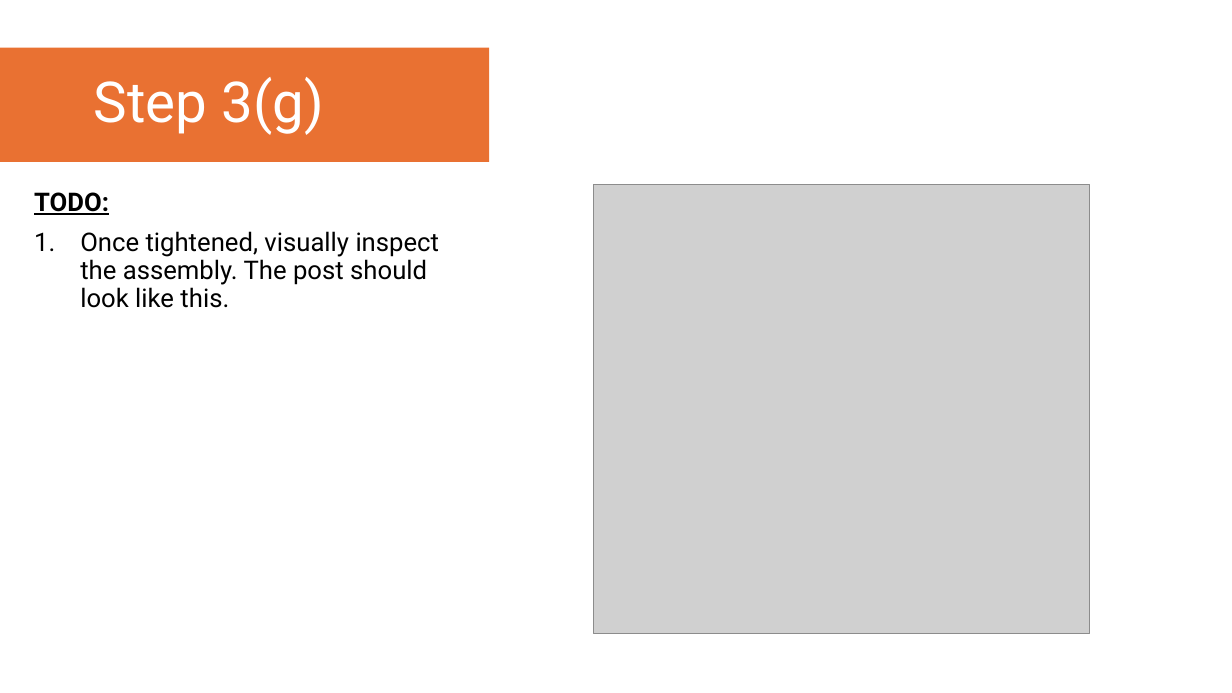
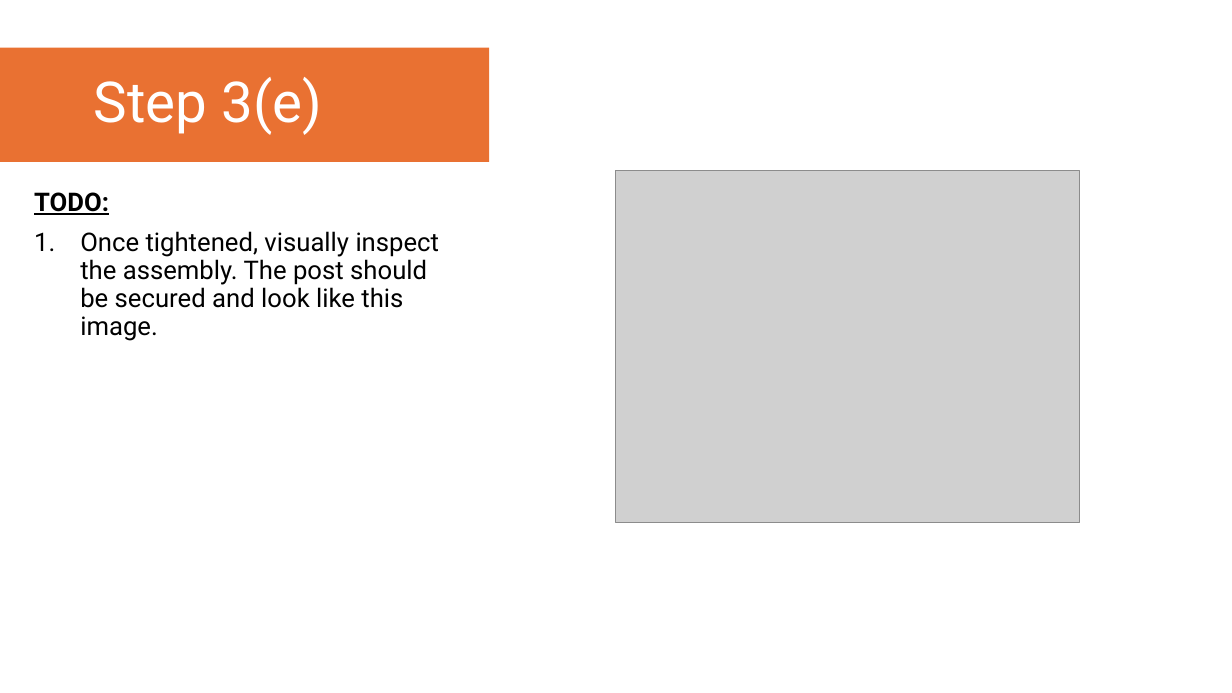
Before and after one commit to YoItsLewis/Open-Fourier-Ptychographic-Microscopy, a slide deck: slide 14 of Assembly Instructions/OpenFPM - Illuminator Assembly Instructions.pptx (slide 17 before the commit). Drawn at 1232x693 pixels with LibreOffice and Linux fonts; fonts in the diff are those of the drawing; grey boxes stand for pictures. Boxes give left, top, right and bottom in pixels: in the first picture for what was removed or moved away, otherwise in the second. Text is boxed around its words. In the diff, an @@ line names an element or a change of style, - is before the commit and + after.

Commit message:
Updated 3D Printed Files and Assembly Instructions
I have updated some of the 3D printed files and added microscope and electronic assembly instructions, and updated the illuminator assembly instructions.

```diff
--- a/Assembly Instructions/OpenFPM - Illuminator Assembly Instructions.pptx
+++ b/Assembly Instructions/OpenFPM - Illuminator Assembly Instructions.pptx
@@ title at <box>94,77,322,135</box>: text changed @@
-Step 3(g)
+Step 3(e)
@@ picture: place and size @@
-picture at <box>593,185,1091,634</box>
+picture at <box>616,171,1080,523</box>
@@ text at <box>80,231,440,341</box>: text changed @@
-1. Once tightened, visually inspect the assembly. The post should look like this.
+1. Once tightened, visually inspect the assembly. The post should be secured and look like this image.
```
Also in this commit, not shown: 20 other slides changed, 3 slides removed, 31 other files.
